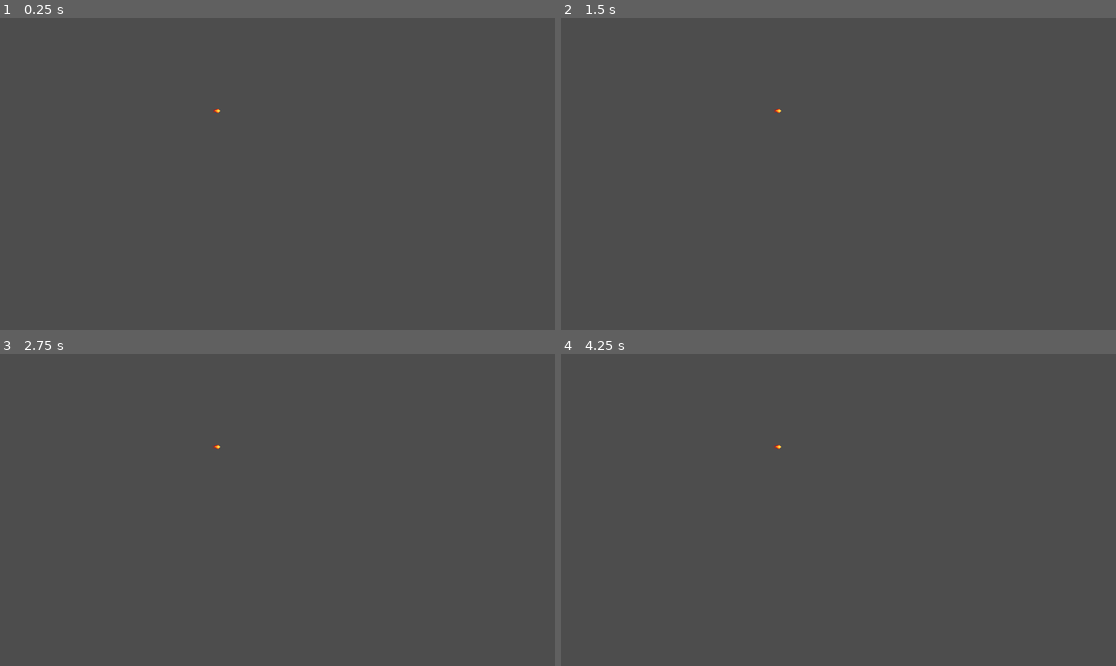
Above: before the commit, frames 1-4 (two rows, left to right).
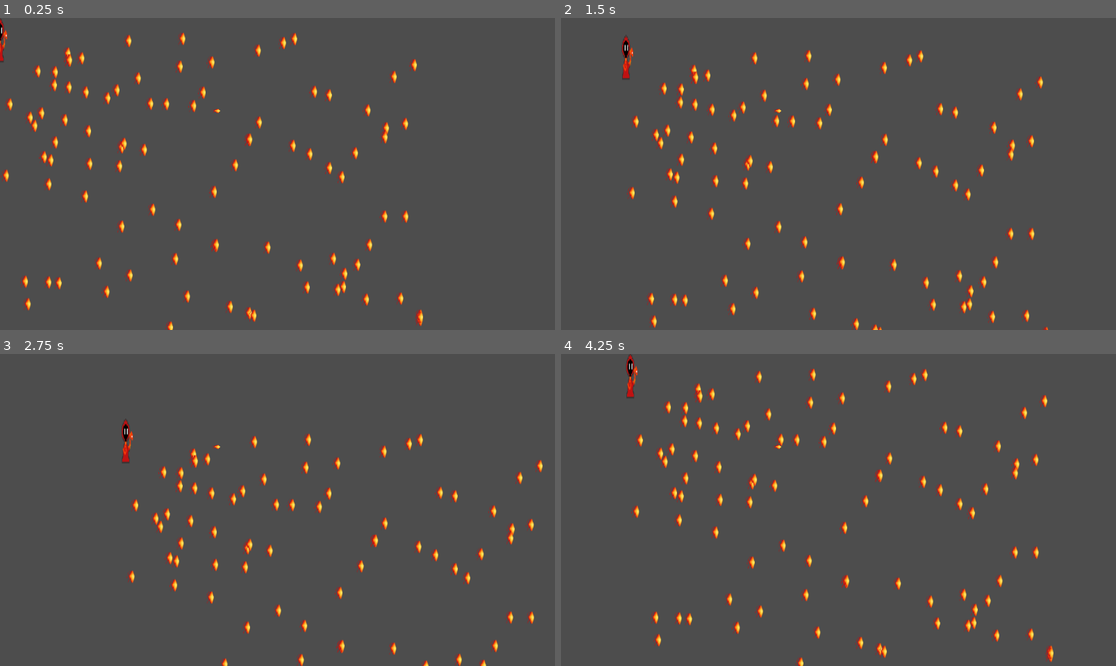
Above: after the commit, the same moments.

Repository: tredden330/Pixel_Wiz
Game: Godot game, scene res://level.tscn
Same seed, same stepped clock (60 frames per second), same inputs: the game is played once before the commit and once after it.
Inputs:
- Up to frame 1 (0.25 s): no input
- Up to frame 2 (1.5 s): tap Enter at 0.5 s; hold D (right) 0.53-1.28 s; hold Down (move_down_2) 0.53-1.28 s; hold S (down) from 1.28 s (still down); tap Up (move_up_2) at 1.35 s
- Up to frame 3 (2.75 s): release S (down) at 2.03 s; hold D (right) from 2.03 s (still down); hold Down (move_down_2) from 2.03 s (still down)
- Up to frame 4 (4.25 s): release D (right) at 2.78 s; release Down (move_down_2) at 2.78 s; hold W (move_up_1) 2.78-3.53 s; tap Up (move_up_2) at 2.85 s; hold A (left) from 3.53 s (still down); hold Down (move_down_2) from 3.53 s (still down)

The runs differ from the first frame. In frame 1, 3.2% of the frame differs, in the area x 0-77%, y 0-100%; in frame 2, 3.1%; in frame 3, 2.6%; in frame 4, 3.3%, in the area x 11-89%, y 0-100%.

Commit message:
Update level.tscn

Diff:
--- a/wizard_battler/level.tscn
+++ b/wizard_battler/level.tscn
@@ -1,7 +1,7 @@
 [gd_scene load_steps=4 format=3 uid="uid://c0568nyr02eu0"]
 
-[ext_resource type="Texture2D" uid="uid://dnnm0j6n0uqh5" path="res://Ice Wizard0.png" id="1_ogmoo"]
-[ext_resource type="Script" path="res://player_movement.gd" id="2_dl3ne"]
+[ext_resource type="Texture2D" uid="uid://bvbpeuxk1prnm" path="res://Graphics/Fire/Fire Wizard0.png" id="1_ogmoo"]
+[ext_resource type="Script" path="res://Scripts/player_movement.gd" id="2_dl3ne"]
 [ext_resource type="PackedScene" uid="uid://qvbdt7hbb1co" path="res://fireball.tscn" id="6_qbljj"]
 
 [node name="Level" type="Node2D"]
